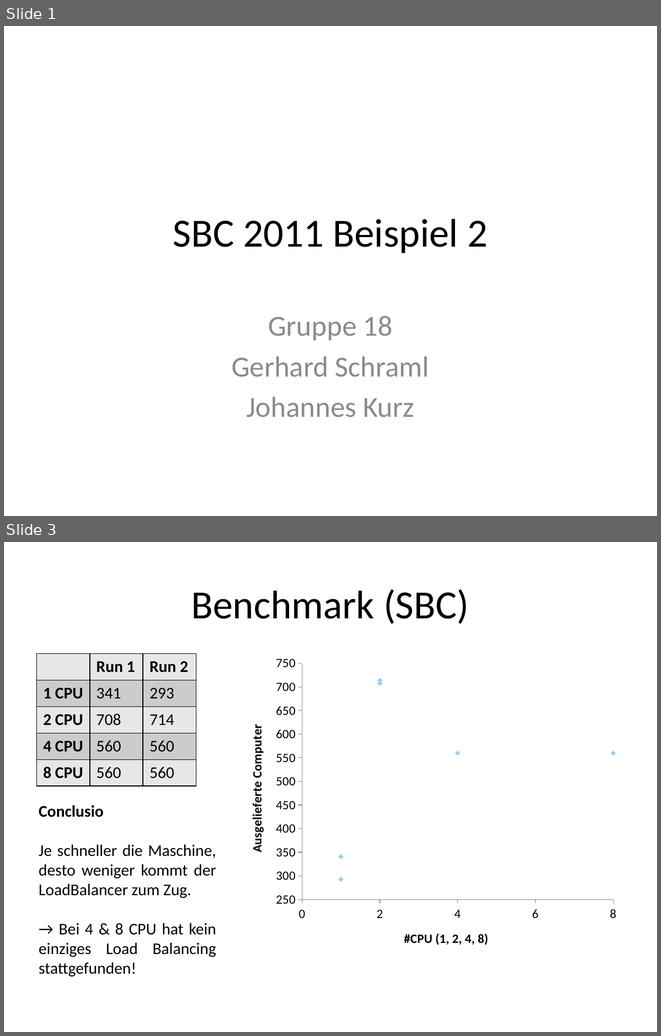
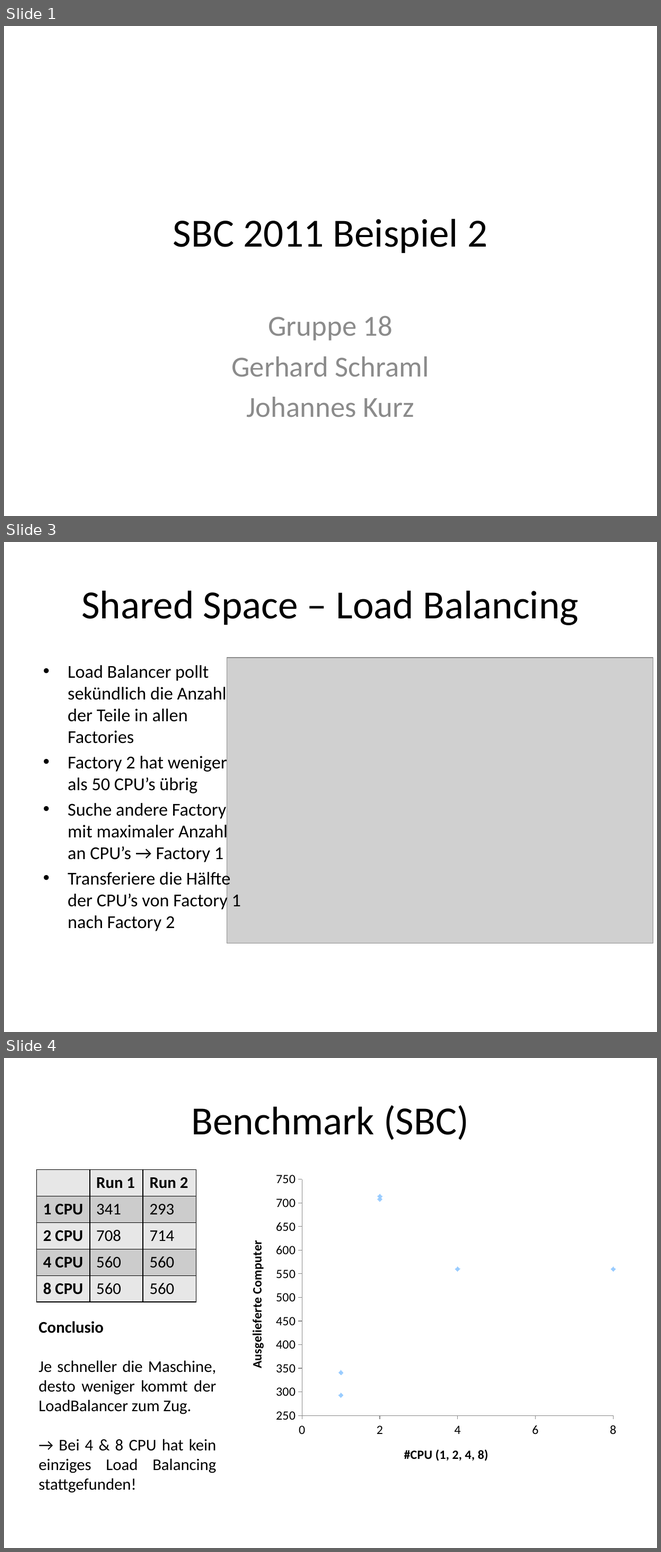
Before and after one commit to g-spot/sbc_ws2011_ue1, a slide deck: documentation/sharedspace/presentation.pptx. Shown one above the other, each under a label of ours: slides 1 and 3 before the commit, slides 1, 3 and 4 after it; the slides between them are not shown. The pictures are 661x1036 and 661x1552 pixels, drawn with LibreOffice and Linux fonts; fonts in the diff are those of the drawing; grey boxes stand for pictures. Boxes give left, top, right and bottom in pixels: in the first picture for what was removed or moved away, otherwise in the second. Text is boxed around its words. In the diff, an @@ line names an element or a change of style, - is before the commit and + after.

```diff
--- a/documentation/sharedspace/presentation.pptx
+++ b/documentation/sharedspace/presentation.pptx
@@ slide 3 added at bbox=[4, 542, 657, 1032], background #FFFFFF @@
@@ title added at bbox=[81, 590, 579, 625], 44 pt, text #000000 @@
+Shared Space – Load Balancing
@@ text added at bbox=[68, 665, 241, 931], 20 pt, text #000000 @@
+• Load Balancer pollt sekündlich die Anzahl der Teile in allen Factories
+• Factory 2 hat weniger als 50 CPU’s übrig
+• Suche andere Factory mit maximaler Anzahl an CPU’s → Factory 1
+• Transferiere die Hälfte der CPU’s von Factory 1 nach Factory 2
@@ picture added at bbox=[227, 658, 653, 943] @@
@@ what was slide 3 is now slide 4 @@
```
Also in this commit, not shown: 1 other slide added, 4 other files.
